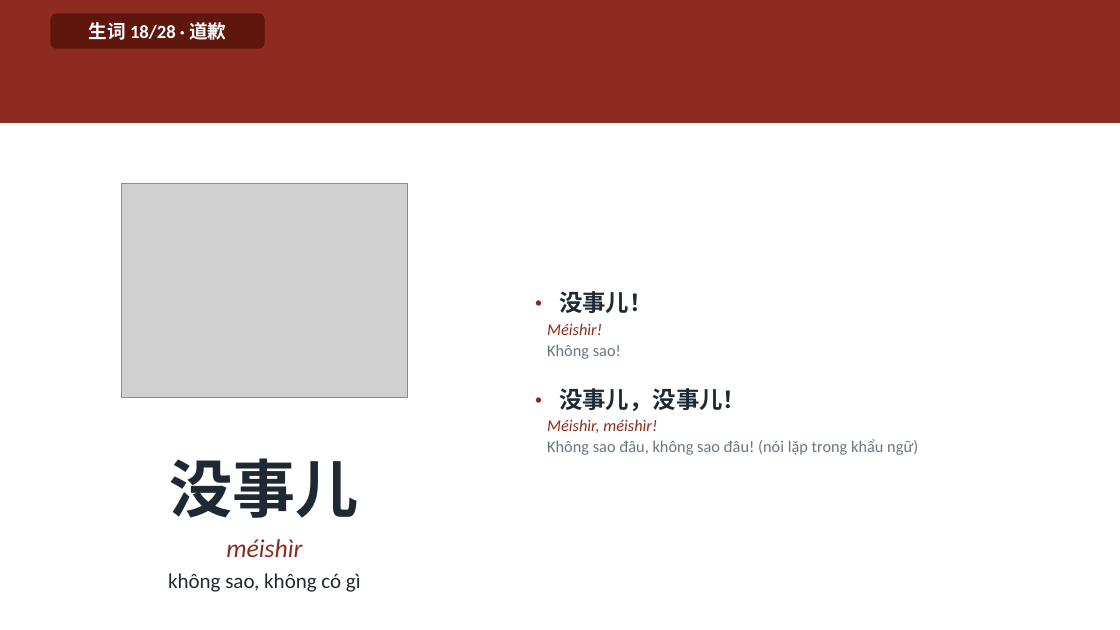
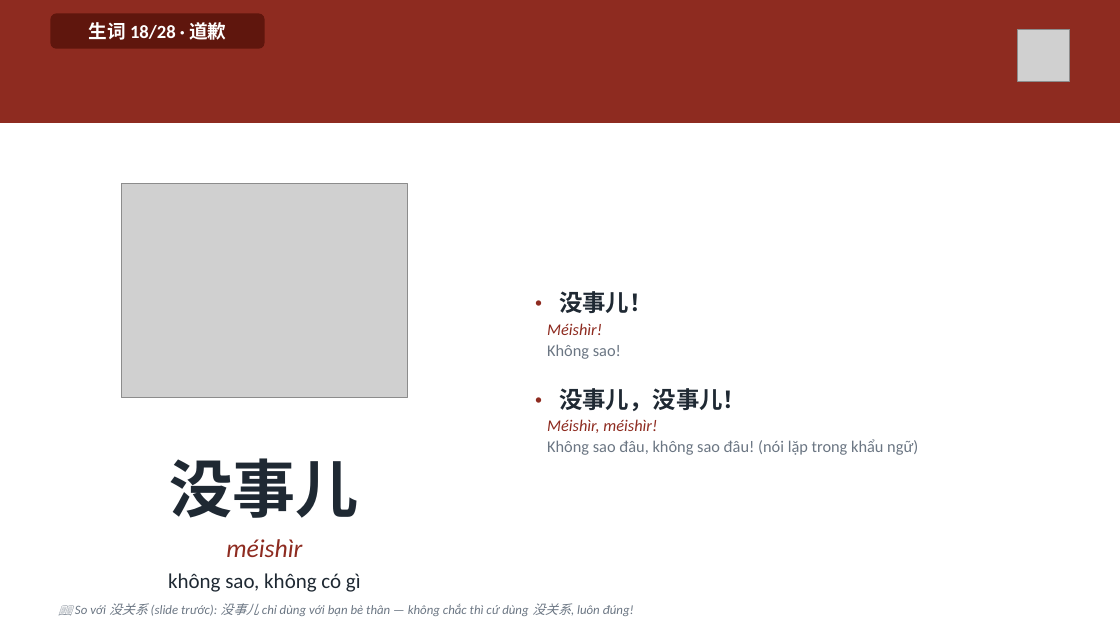
Before and after one commit to HuyenNguyen911/chinese-learning-os, a slide deck: slide 13 of output/hsk1/buoi02_chaohoi_lamquen/slide/Buoi-02-Chaohoi-Lamquen.pptx. Drawn at 1120x630 pixels with LibreOffice and Linux fonts; fonts in the diff are those of the drawing; grey boxes stand for pictures. Boxes give left, top, right and bottom in pixels: in the first picture for what was removed or moved away, otherwise in the second. Text is boxed around its words. In the diff, an @@ line names an element or a change of style, - is before the commit and + after.

```diff
--- a/output/hsk1/buoi02_chaohoi_lamquen/slide/Buoi-02-Chaohoi-Lamquen.pptx
+++ b/output/hsk1/buoi02_chaohoi_lamquen/slide/Buoi-02-Chaohoi-Lamquen.pptx
@@ picture added at (1017,29,1070,82) @@
@@ text added at (75,603,634,616), 11 pt, text #6B7683, italic @@
+📖 So với 没关系 (slide trước): 没事儿 chỉ dùng với bạn bè thân — không chắc thì cứ dùng 没关系, luôn đúng!
```
Also in this commit, not shown: 22 other slides changed, 24 other files.
